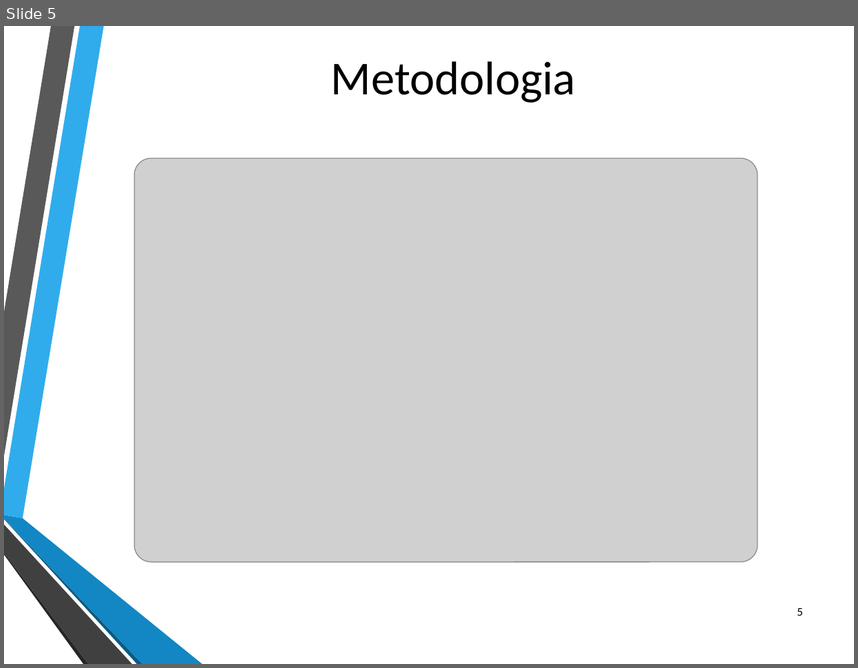
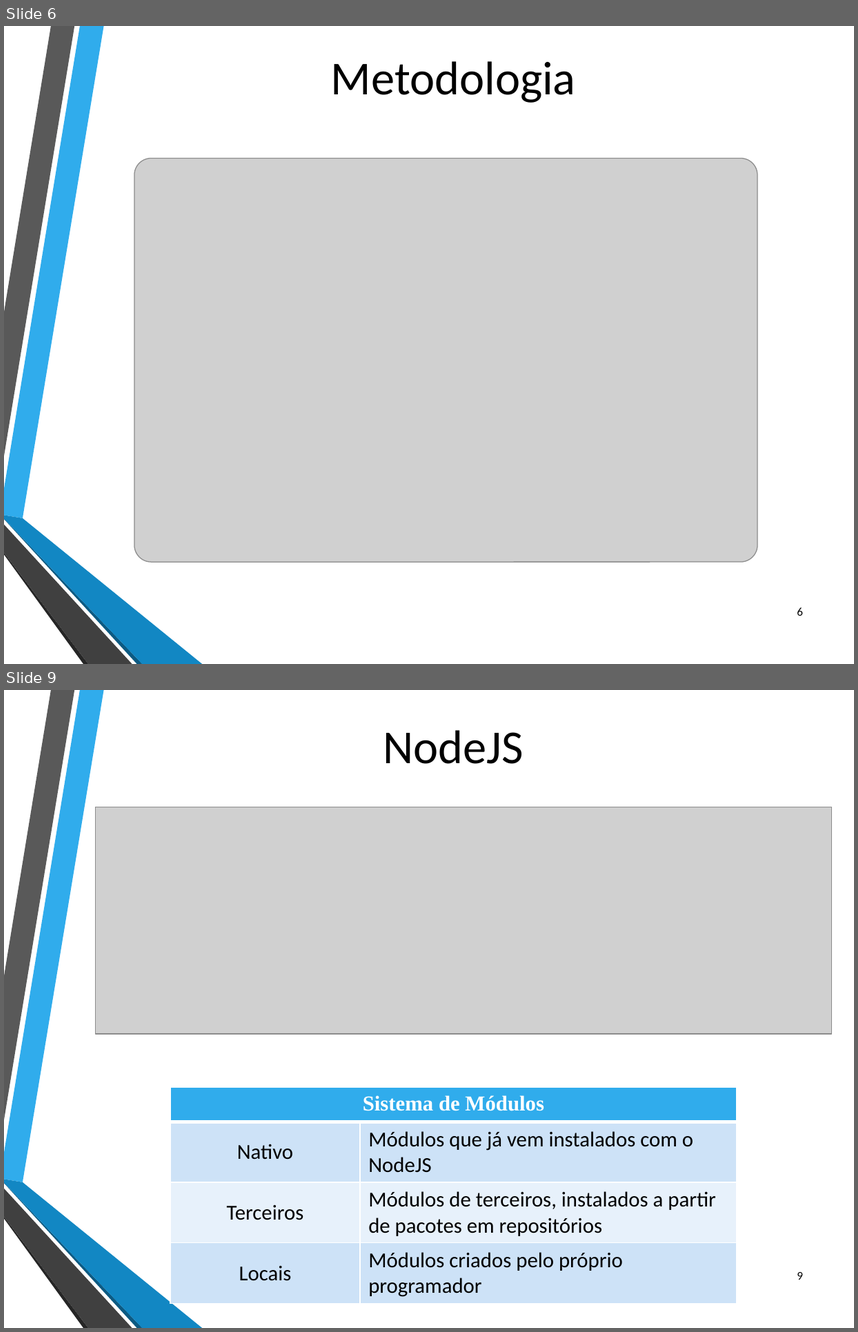
Before and after one commit to ruiparedes/ProjetoFinal, a slide deck: Documentos/Apresentacao Intermedia- Projeto - LabSecurity.pptx. Shown one above the other, each under a label of ours: slide 5 before the commit, slides 6 and 9 after it; the slides between them are not shown. The pictures are 858x668 and 858x1332 pixels, drawn with LibreOffice and Linux fonts; fonts in the diff are those of the drawing; grey boxes stand for pictures; background and template pictures are left out. Boxes give left, top, right and bottom in pixels: in the first picture for what was removed or moved away, otherwise in the second. Text is boxed around its words. In the diff, an @@ line names an element or a change of style, - is before the commit and + after.

```diff
--- a/Documentos/Apresentacao Intermedia- Projeto - LabSecurity.pptx
+++ b/Documentos/Apresentacao Intermedia- Projeto - LabSecurity.pptx
@@ slide 9 added at [4,690,854,1328], background picture (left out); not listed: 6 template elements that a slide beside it also shows @@
@@ title added at [383,730,524,764], 40 pt, text #000000 @@
+NodeJS
@@ picture added at [95,807,832,1034] @@
@@ table added at [170,1087,737,1301], 4 rows, 2 columns @@
+Sistema de Módulos | 
+Nativo | Módulos que já vem instalados com o NodeJS
+Terceiros | Módulos de terceiros, instalados a partir de pacotes em repositórios
+Locais | Módulos criados pelo próprio programador
@@ page number added at [797,1272,803,1279], 10 pt, text #000000 @@
+9
@@ what was slide 5 is now slide 6 @@
@@ page number at [797,607,803,615]: text changed @@
-5
+6
```
Also in this commit, not shown: 4 slides changed, 6 other slides added, 8 other files.
